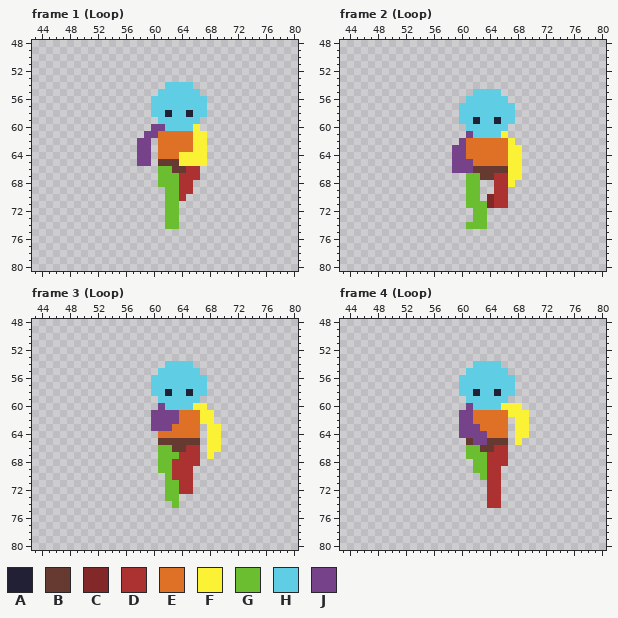
File history of a pixel-art file, GEODE/Assets/Sprites/Characters/TempPlayer/2_Template_Run_Down.aseprite. The picture above was drawn from the file before the commit.
128x128 pixels, 6 frames. Shown: frame 1 (Loop): x 43..80, y 48..80; frame 2 (Loop): x 43..80, y 48..80; frame 3 (Loop): x 43..80, y 48..80; frame 4 (Loop): x 43..80, y 48..80. The commit also changed other frames, which this record leaves out.
Palette (. is transparent): A #222034  B #663931  C #822828  D #ac3232  E #df7126  F #fbf236  G #6abe30  H #5fcde4  J #76428a
Pixels before, frame 1 (Loop), first column x 58:
54 ....HHHH..
55 ...HHHHHH.
56 ..HHHHHHHH
57 ..HHHHHHHH
58 ..HHAHHAHH
59 ...HHHHHH.
60 ..JJHHHHF.
61 .JJEEEEEFF
62 JJ.EEEEEFF
63 JJ.EEEEEFF
64 JJ.EEEFFFF
65 JJ.BBBFFFF
66 ...GGBBDD.
67 ...GGGDDD.
68 ...GGGDD..
69 ....GGDD..
70 ....GGD...
71 ....GG....
72 ....GG....
73 ....GG....
74 ....GG....
Pixels before, frame 2 (Loop), first column x 59:
55 ...HHHH...
56 ..HHHHHH..
57 .HHHHHHHH.
58 .HHHHHHHH.
59 .HHAHHAHH.
60 ..HHHHHH..
61 ..JHHHHF..
62 .JEEEEEEF.
63 JJEEEEEEFF
64 JJEEEEEEFF
65 JJJEEEEEFF
66 JJJBBBBBFF
67 ..GGBBDDFF
68 ..GG..DDF.
69 ..GG..DD..
70 ..GG.CDD..
71 ..GGGCDD..
72 ...GG.....
73 ...GG.....
74 ..GGG.....
Pixels before, frame 3 (Loop), first column x 60:
54 ..HHHH....
55 .HHHHHH...
56 HHHHHHHH..
57 HHHHHHHH..
58 HHAHHAHH..
59 .HHHHHH...
60 .JHHHHFF..
61 JJJJEEEFF.
62 JJJJEEEFF.
63 JJJEEEE.FF
64 .EEEEEE.FF
65 .BBBBBB.FF
66 .GGBBDD.FF
67 .GGGDDD.F.
68 .GGDDDD...
69 .GGDDD....
70 ..GDDD....
71 ..GGDD....
72 ..GGDD....
73 ..GG......
74 ...G......
Pixels before, frame 4 (Loop), first column x 60:
54 ..HHHH....
55 .HHHHHH...
56 HHHHHHHH..
57 HHHHHHHH..
58 HHAHHAHH..
59 .HHHHHH...
60 .JHHHHFFF.
61 JJEEEEEFFF
62 JJEEEEE.FF
63 JJJEEEE.FF
64 JJJJEEE.FF
65 .BJJBBB.F.
66 .GGBBDD...
67 .GGGDDD...
68 ..GGDDD...
69 ..GGDD....
70 ...GDD....
71 ....DD....
72 ....DD....
73 ....DD....
74 ....DD....
The same view after the edit:
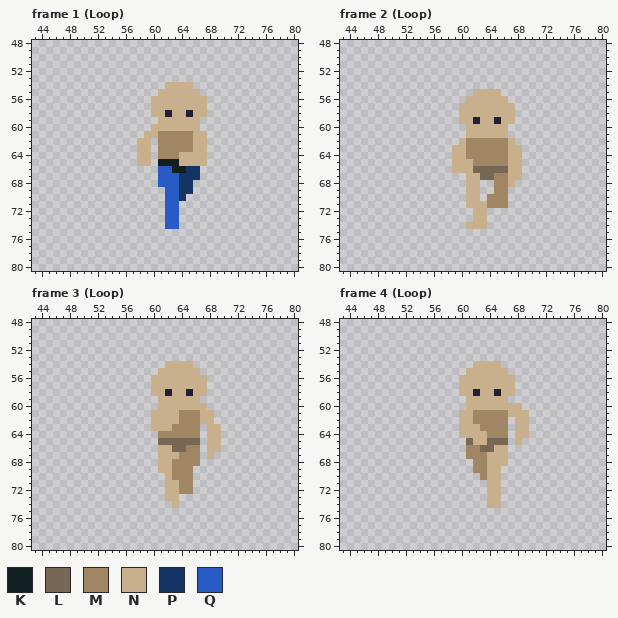
Colours new in this view: K #122020  L #796755  M #a08662  N #c7b08b  P #143464  Q #285cc4
Difference:
layer "TEMPLATE" added
layer "Layer 1" added
layer "Body" removed
Changed rows in their new state; - is an unchanged pixel.
Frame 1 (Loop), layer "Layer 1":
first column x 58:
54 ----NNNN--
55 ---NNNNNN-
56 --NNNNNNNN
57 --NNNNNNNN
58 --NN-NN-NN
59 ---NNNNNN-
60 --NNNNNNN-
61 -NNMMMMMNN
62 NN-MMMMMNN
63 NN-MMMMMNN
64 NN-MMMNNNN
65 NN-KKKNNNN
66 ---QQKKPP-
67 ---QQQPPP-
68 ---QQQPP--
69 ----QQPP--
70 ----QQP---
71 ----QQ----
72 ----QQ----
73 ----QQ----
74 ----QQ----
Frame 2 (Loop), layer "Layer 1":
first column x 59:
55 ---NNNN---
56 --NNNNNN--
57 -NNNNNNNN-
58 -NNNNNNNN-
59 -NN-NN-NN-
60 --NNNNNN--
61 --NNNNNN--
62 -NMMMMMMN-
63 NNMMMMMMNN
64 NNMMMMMMNN
65 NNNMMMMMNN
66 NNNLLLLLNN
67 --NNLLMMNN
68 --NN--MMN-
69 --NN--MM--
70 --NN-MMM--
71 --NNNMMM--
72 ---NN-----
73 ---NN-----
74 --NNN-----
Frame 3 (Loop), layer "Layer 1":
first column x 60:
54 --NNNN----
55 -NNNNNN---
56 NNNNNNNN--
57 NNNNNNNN--
58 NN-NN-NN--
59 -NNNNNN---
60 -NNNNNNN--
61 NNNNMMMNN-
62 NNNNMMMNN-
63 NNNMMMM-NN
64 -MMMMMM-NN
65 -LLLLLL-NN
66 -NNLLMM-NN
67 -NNNMMM-N-
68 -NNMMMM---
69 -NNMMM----
70 --NMMM----
71 --NNMM----
72 --NNMM----
73 --NN------
74 ---N------
Frame 4 (Loop), layer "Layer 1":
first column x 60:
54 --NNNN----
55 -NNNNNN---
56 NNNNNNNN--
57 NNNNNNNN--
58 NN-NN-NN--
59 -NNNNNN---
60 -NNNNNNNN-
61 NNMMMMMNNN
62 NNMMMMM-NN
63 NNNMMMM-NN
64 NNNNMMM-NN
65 -LNNLLL-N-
66 -MMLLNN---
67 -MMMNNN---
68 --MMNNN---
69 --MMNN----
70 ---MNN----
71 ----NN----
72 ----NN----
73 ----NN----
74 ----NN----
Changed places in both pictures, as pixel boxes (x1, y1, x2, y2):
changed: (137, 82, 207, 229)
changed: (452, 89, 522, 229)
changed: (151, 361, 221, 508)
changed: (459, 361, 529, 508)
